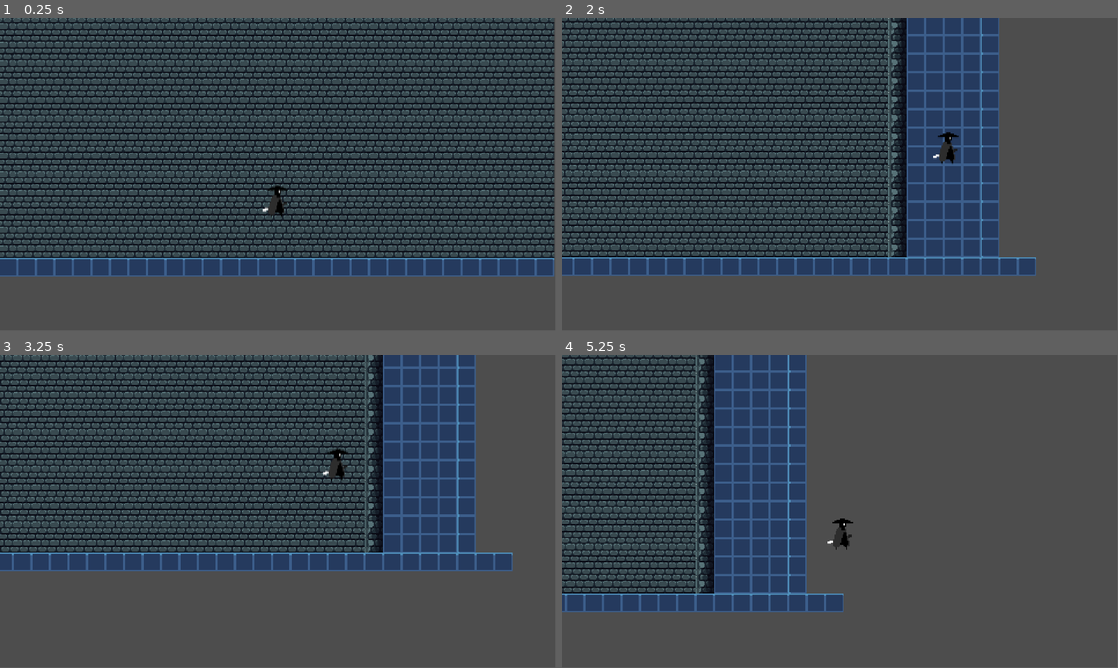
Above: before the commit, frames 1-4 (two rows, left to right).
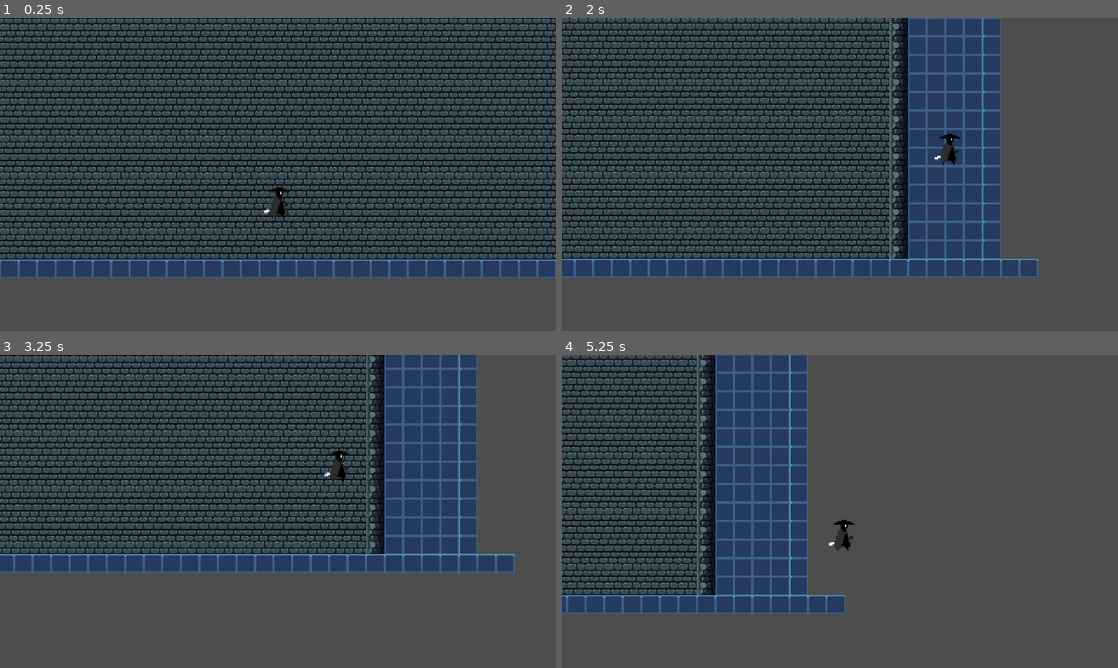
Above: after the commit, the same moments.

Repository: Mightysmallfry/GodotGameTemplate
Game: Godot game, scene res://Main.tscn
Two runs of this game, one before a commit and one after it. Both use one fixed random seed, a clock stepped at 60 frames per second and the inputs below.
Inputs:
- Up to frame 1 (0.25 s): no input
- Up to frame 2 (2 s): tap Enter (ui_accept) at 0.5, 0.77, 1.52 s; hold Right (ui_right) from 0.53 s (still down)
- Up to frame 3 (3.25 s): release Right (ui_right) at 2.03 s; hold Left (ui_left) 2.03-2.78 s; hold Right (ui_right) from 2.78 s (still down); tap Enter (ui_accept) at 3.02 s
- Up to frame 4 (5.25 s): tap Enter (ui_accept) at 3.77, 4.52 s; release Right (ui_right) at 4.28 s; hold Left (ui_left) 4.28-5.03 s; hold Right (ui_right) from 5.03 s (still down)
The window is 799x449 before the commit and 800x450 after it. Grey fills any space a smaller window leaves; there, only what the larger window draws over its background counts as a difference.

The runs differ from the first frame. In frame 1, 45% of the frame differs, in the area x 0-100%, y 0-84%; in frame 2, 32%; in frame 3, 30%; in frame 4, 16%.

Commit message:
Organization and Stretching

Diff:
--- a/Main.tscn
+++ b/Main.tscn
@@ -1,7 +1,7 @@
 [gd_scene load_steps=5 format=3 uid="uid://c6lomusalunfo"]
 
 [ext_resource type="Script" uid="uid://c470v33wkklvr" path="res://main.gd" id="1_r0du0"]
-[ext_resource type="Shader" uid="uid://cv1utw070ok56" path="res://SubpixelCanvas.gdshader" id="1_uu6xs"]
+[ext_resource type="Shader" uid="uid://cv1utw070ok56" path="res://Shaders/SubpixelCanvas.gdshader" id="1_uu6xs"]
 [ext_resource type="PackedScene" uid="uid://cysrfucj1oc2n" path="res://world.tscn" id="2_r0du0"]
 
 [sub_resource type="ShaderMaterial" id="ShaderMaterial_cm0pq"]
@@ -21,7 +21,7 @@
 
 [node name="SubViewport" type="SubViewport" parent="SubViewportContainer"]
 handle_input_locally = false
-size = Vector2i(480, 270)
+size = Vector2i(482, 272)
 render_target_update_mode = 4
 
 [node name="World" parent="SubViewportContainer/SubViewport" instance=ExtResource("2_r0du0")]
--- a/project.godot
+++ b/project.godot
@@ -23,6 +23,7 @@
 
 window/size/viewport_width=1920
 window/size/viewport_height=1080
+window/stretch/mode="viewport"
 
 [dotnet]
 
Renamed: SubpixelCanvas.gdshader -> Shaders/SubpixelCanvas.gdshader
Renamed: SubpixelCanvas.gdshader.uid -> Shaders/SubpixelCanvas.gdshader.uid
